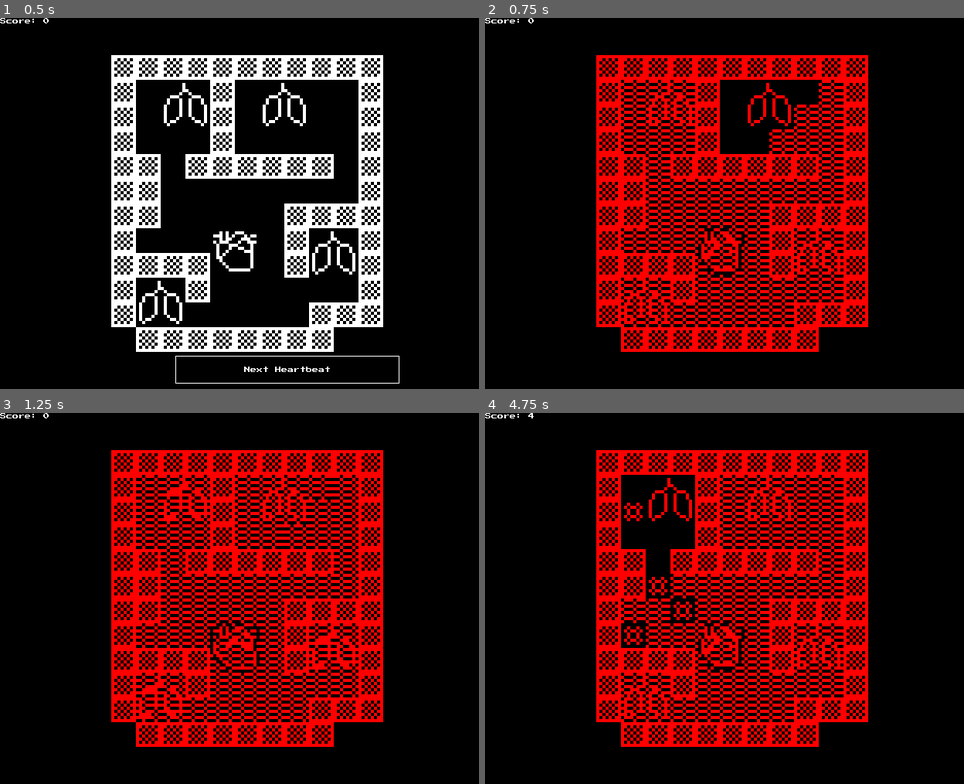
Above: before the commit, frames 1-4 (two rows, left to right).
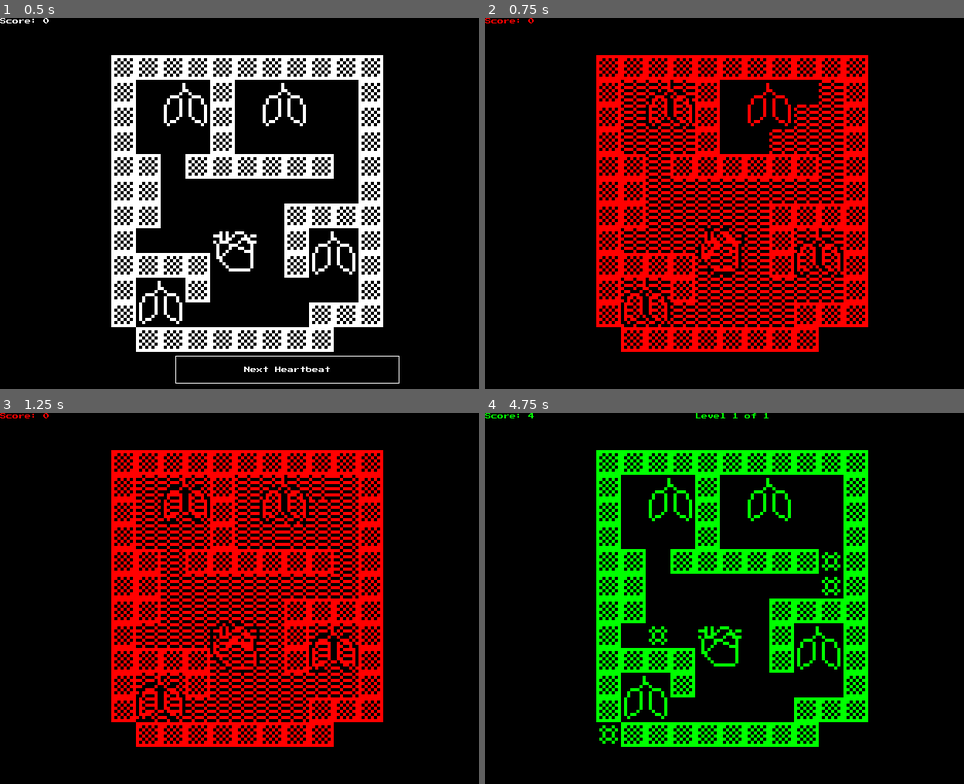
Above: after the commit, the same moments.

Repository: Hernqvist/b1t-jam
Game: Godot game, scene res://menu.tscn
Two runs of this game, one before a commit and one after it. Both use one fixed random seed, a clock stepped at 60 frames per second and the inputs below.
Inputs (mouse positions are in pixels of both pictures, inside the frame that each line leads up to):
- Up to frame 1 (0.5 s): no input
- Up to frame 2 (0.75 s): click "Next Heartbeat" at 0.5 s
- Up to frame 3 (1.25 s): no input
- Up to frame 4 (4.75 s): move the mouse to (839, 579) at 1.27 s; click (839, 579) at 1.35 s; move the mouse to (633, 617) at 2.02 s; click (633, 617) at 2.1 s; move the mouse to (781, 516) at 2.77 s; click (781, 516) at 2.85 s; move the mouse to (705, 672) at 3.52 s; click (705, 672) at 3.6 s; click (772, 765) at 4.25 s, where only the run before the commit has a clickable "Next Heartbeat"

Frame 1 is identical in both runs. In frame 2, 0.5% of the frame differs, in the area x 0-75%, y 0-83%; in frame 3, 0.7%; in frame 4, 26%, in the area x 0-80%, y 0-90%.

Commit message:
Highscore and stuff

Diff:
--- a/blood_system.gd
+++ b/blood_system.gd
@@ -11,7 +11,7 @@
 var HEIGHT := 15
 const TILE_SCALE := 8
 
-var actions_left : int = 1
+var actions_left : int = 0
 
 var TILES_ON_MAP :Array[Vector2i] = []
 const DIRECTIONS : Array[Vector2i] = [Vector2i.UP, Vector2i.DOWN, Vector2i.LEFT, Vector2i.RIGHT]
@@ -27,7 +27,7 @@
 	set_cell(coords, SOURCE, Vector2i.ZERO, type)
 
 func gc(coords : Vector2i) -> Tile:
-	return get_cell_alternative_tile(coords)
+	return get_cell_alternative_tile(coords) as Tile
 
 static func is_removable(tile : Tile) -> bool:
 	return tile == Tile.WALL or tile == Tile.VIRUS
--- a/default_label.tres
+++ b/default_label.tres
@@ -3,5 +3,6 @@
 [ext_resource type="FontFile" uid="uid://c0kl3rynasq08" path="res://fonts/Press_Start_2P/PressStart2P-Regular.ttf" id="1_462qx"]
 
 [resource]
+paragraph_spacing = 1.0
 font = ExtResource("1_462qx")
 font_size = 8
--- a/entities/organ.gd
+++ b/entities/organ.gd
@@ -2,6 +2,9 @@
 class_name Organ
 
 @export var score_value : int = 1
+
+func _ready() -> void:
+	z_index = 10
 
 func evaluate() -> void:
 	var has_blood = system.gc(coords) == BloodSystem.Tile.BLOOD
--- a/game.gd
+++ b/game.gd
@@ -8,9 +8,13 @@
 @onready var ui : GameUI = %UI
 @onready var virus_spawn_sound : AudioStreamPlayer = $VirusSpawnSound
 
+signal complete(int)
+
 static var game : Game
+const MAX_LEVELS = 1
 
 var score : int = 0
+var current_level = 0
 
 enum State {INITIAL, BLOOD_FLOWING, SCORE_ADDING, VIRUSES_APPEARING, PLAYING}
 var state : State = State.INITIAL:
@@ -26,7 +30,7 @@
 	print(state)
 	match state:
 		State.BLOOD_FLOWING:
-			system.modulate = Color("red")
+			Menu.menu.modulate = Color("red")
 			system.begin_adding_blood(system.heart.coords)
 			var tween := create_tween()
 			tween.tween_interval(1)
@@ -37,17 +41,24 @@
 			tween.tween_interval(2)
 			tween.tween_callback(set_state.bind(State.VIRUSES_APPEARING))
 		State.VIRUSES_APPEARING:
+			Menu.menu.modulate = Color.GREEN
+			current_level += 1
+			if current_level > MAX_LEVELS:
+				complete.emit(score)
 			system.clear_blood()
 			var tween := create_tween()
 			system.add_viruses(4)
+			tween.tween_interval(1.2)
 			tween.tween_callback(set_state.bind(State.PLAYING))
 			virus_spawn_sound.play()
 		State.PLAYING:
-			system.modulate = Color("white")
+			Menu.menu.modulate = Color("white")
 			system.clear_blood()
 			system.actions_left = 3
 
 func _process(_delta: float) -> void:
+	%LevelLabel.text = "Level %d of %d" % [current_level, MAX_LEVELS] \
+		if current_level > 0 else ""
 	score_label.text = "Score: %d" % score
 	next_button.disabled = state not in [State.PLAYING, State.INITIAL]
 	%RemoveLabel.text = "Remove %d more obstacles" % system.actions_left \
--- a/game.tscn
+++ b/game.tscn
@@ -93,6 +93,16 @@
 [node name="RewardSound" type="AudioStreamPlayer" parent="CanvasLayer/UI"]
 stream = ExtResource("6_eow3j")
 
+[node name="LevelLabel" type="Label" parent="CanvasLayer/UI"]
+unique_name_in_owner = true
+layout_mode = 1
+anchors_preset = 10
+anchor_right = 1.0
+offset_bottom = 23.0
+grow_horizontal = 2
+label_settings = ExtResource("3_feb5d")
+horizontal_alignment = 1
+
 [node name="VirusSpawnSound" type="AudioStreamPlayer" parent="."]
 stream = ExtResource("6_ryrav")
 volume_db = -10.0
--- a/hover_marker.gd
+++ b/hover_marker.gd
@@ -6,7 +6,7 @@
 var active : bool = true
 
 
-func _process(delta: float) -> void:
+func _process(_delta: float) -> void:
 	cross.visible = active
 
 
--- a/menu.gd
+++ b/menu.gd
@@ -1,2 +1,35 @@
 extends Node2D
 class_name Menu
+
+static var menu : Menu
+
+const GAME_SCENE := preload("res://game.tscn")
+const WIN_SCENE := preload("res://win.tscn")
+
+func on_win_done(win : Win) -> void:
+	remove_child(win)
+	win.queue_free()
+	start_game()
+
+func start_win_screen(score : int) -> void:
+	var win := WIN_SCENE.instantiate()
+	win.new_score = score
+	win.play_again.connect(on_win_done.bind(win))
+	add_child(win)
+
+
+func on_game_done(score: int, game : Game) -> void:
+	remove_child(game)
+	game.queue_free()
+	start_win_screen(score)
+
+func start_game() -> void:
+	modulate = Color.WHITE
+	var game := GAME_SCENE.instantiate()
+	game.complete.connect(on_game_done.bind(game))
+	add_child(game)
+
+
+func _ready() -> void:
+	menu = self
+	start_game()
--- a/menu.tscn
+++ b/menu.tscn
@@ -1,14 +1,11 @@
-[gd_scene load_steps=4 format=3 uid="uid://cdb4h7vvasq1s"]
+[gd_scene load_steps=3 format=3 uid="uid://cdb4h7vvasq1s"]
 
-[ext_resource type="PackedScene" uid="uid://ywkoygcb1l13" path="res://game.tscn" id="1_lti8b"]
 [ext_resource type="Script" uid="uid://co17i78krfvix" path="res://menu.gd" id="1_ouk20"]
 [ext_resource type="AudioStream" uid="uid://b6vd4r0k26bq4" path="res://audio/theme.wav" id="3_mae5d"]
 
 [node name="Menu" type="Node2D"]
 script = ExtResource("1_ouk20")
 
-[node name="Game" parent="." instance=ExtResource("1_lti8b")]
-
 [node name="AudioStreamPlayer" type="AudioStreamPlayer" parent="."]
 stream = ExtResource("3_mae5d")
 autoplay = true
--- a/score_mover.gd
+++ b/score_mover.gd
@@ -1,5 +1,5 @@
 extends Label
 class_name ScoreMover
 
-func _process(delta: float) -> void:
+func _process(_delta: float) -> void:
 	$Shadow.text = text
--- a/ui.gd
+++ b/ui.gd
@@ -4,6 +4,9 @@
 @onready var reward_sound : AudioStreamPlayer = $RewardSound
 
 const mover_scene := preload("res://score_mover.tscn")
+
+func _process(_delta: float) -> void:
+	modulate = Menu.menu.modulate
 
 func add_game_score(score : int) -> void:
 	Game.game.score += score
--- /dev/null
+++ b/win.gd
@@ -0,0 +1,32 @@
+extends CanvasLayer
+class_name Win
+
+signal play_again
+
+const PATH := "user://score.cfg"
+const SECTION := "A"
+const KEY := "highscore"
+
+@onready var button : Button = %Button
+var new_score : int = 0
+
+func _ready() -> void:
+	button.pressed.connect(play_again.emit)
+	var highscore = 0
+
+	var config := ConfigFile.new()
+	var err = config.load(PATH)
+	if err == OK:
+		highscore = config.get_value(SECTION, KEY)
+
+	highscore = max(highscore, new_score)
+
+	%NewScore.text = "Score: %d" % new_score
+	%HighScore.text = "Highscore: %d" % highscore
+
+	config.set_value(SECTION, KEY, highscore)
+	config.save(PATH)
+
+func _process(_delta: float) -> void:
+	Menu.menu.modulate = Color.YELLOW
+	$Control.modulate = Menu.menu.modulate
--- /dev/null
+++ b/win.tscn
@@ -0,0 +1,86 @@
+[gd_scene load_steps=9 format=3 uid="uid://dl3241jjwk0hh"]
+
+[ext_resource type="FontFile" uid="uid://c0kl3rynasq08" path="res://fonts/Press_Start_2P/PressStart2P-Regular.ttf" id="1_hgi8f"]
+[ext_resource type="Script" uid="uid://dkhfj0savscqp" path="res://win.gd" id="1_tmki8"]
+[ext_resource type="LabelSettings" uid="uid://cgwiur3s3qixd" path="res://default_label.tres" id="2_tmki8"]
+
+[sub_resource type="LabelSettings" id="LabelSettings_yblwc"]
+font = ExtResource("1_hgi8f")
+font_size = 32
+
+[sub_resource type="StyleBoxEmpty" id="StyleBoxEmpty_u4bre"]
+
+[sub_resource type="StyleBoxFlat" id="StyleBoxFlat_4x0fk"]
+bg_color = Color(0, 0, 0, 1)
+border_width_left = 1
+border_width_top = 1
+border_width_right = 1
+border_width_bottom = 1
+border_color = Color(1, 1, 1, 1)
+
+[sub_resource type="StyleBoxEmpty" id="StyleBoxEmpty_8e1nn"]
+
+[sub_resource type="StyleBoxEmpty" id="StyleBoxEmpty_uxvcs"]
+
+[node name="Win" type="CanvasLayer"]
+script = ExtResource("1_tmki8")
+
+[node name="Control" type="Control" parent="."]
+layout_mode = 3
+anchors_preset = 15
+anchor_right = 1.0
+anchor_bottom = 1.0
+grow_horizontal = 2
+grow_vertical = 2
+
+[node name="Congrats" type="Label" parent="Control"]
+layout_mode = 0
+offset_left = 56.0
+offset_top = 130.0
+offset_right = 600.0
+offset_bottom = 162.0
+text = "Immunity reached!"
+label_settings = SubResource("LabelSettings_yblwc")
+
+[node name="NewScore" type="Label" parent="Control"]
+unique_name_in_owner = true
+layout_mode = 0
+offset_left = 122.0
+offset_top = 275.0
+offset_right = 551.0
+offset_bottom = 298.0
+text = "Score"
+label_settings = ExtResource("2_tmki8")
+horizontal_alignment = 1
+vertical_alignment = 1
+
+[node name="HighScore" type="Label" parent="Control"]
+unique_name_in_owner = true
+layout_mode = 0
+offset_left = 122.0
+offset_top = 306.0
+offset_right = 551.0
+offset_bottom = 329.0
+text = "Highscore
+"
+label_settings = ExtResource("2_tmki8")
+horizontal_alignment = 1
+vertical_alignment = 1
+
+[node name="Button" type="Button" parent="Control"]
+unique_name_in_owner = true
+layout_mode = 0
+offset_left = 250.0
+offset_top = 393.0
+offset_right = 429.0
+offset_bottom = 424.0
+focus_mode = 0
+theme_override_colors/font_hover_color = Color(1, 1, 1, 1)
+theme_override_colors/font_color = Color(1, 1, 1, 1)
+theme_override_colors/font_pressed_color = Color(1, 1, 1, 1)
+theme_override_fonts/font = ExtResource("1_hgi8f")
+theme_override_styles/focus = SubResource("StyleBoxEmpty_u4bre")
+theme_override_styles/hover = SubResource("StyleBoxFlat_4x0fk")
+theme_override_styles/pressed = SubResource("StyleBoxEmpty_8e1nn")
+theme_override_styles/normal = SubResource("StyleBoxEmpty_uxvcs")
+text = "Play Again"
Not shown: 1 places in blood_system.tscn that only renumber resources
Not shown, added: win.gd.uid
